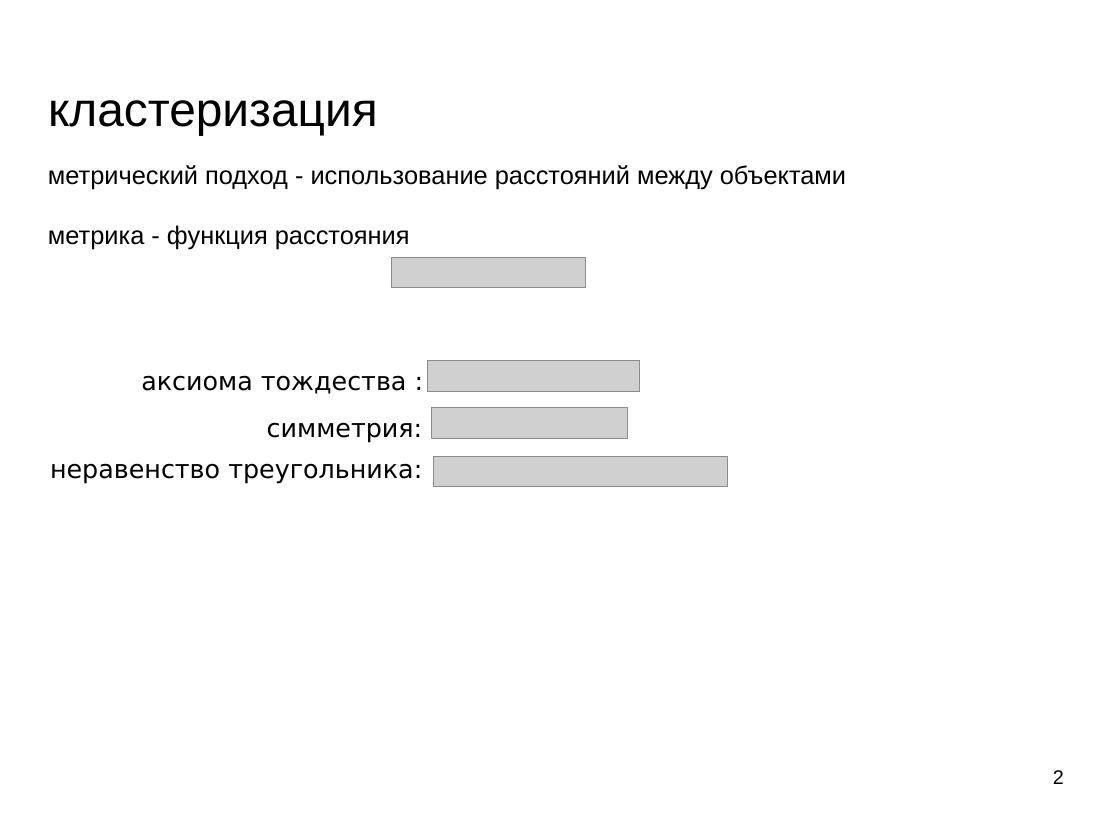
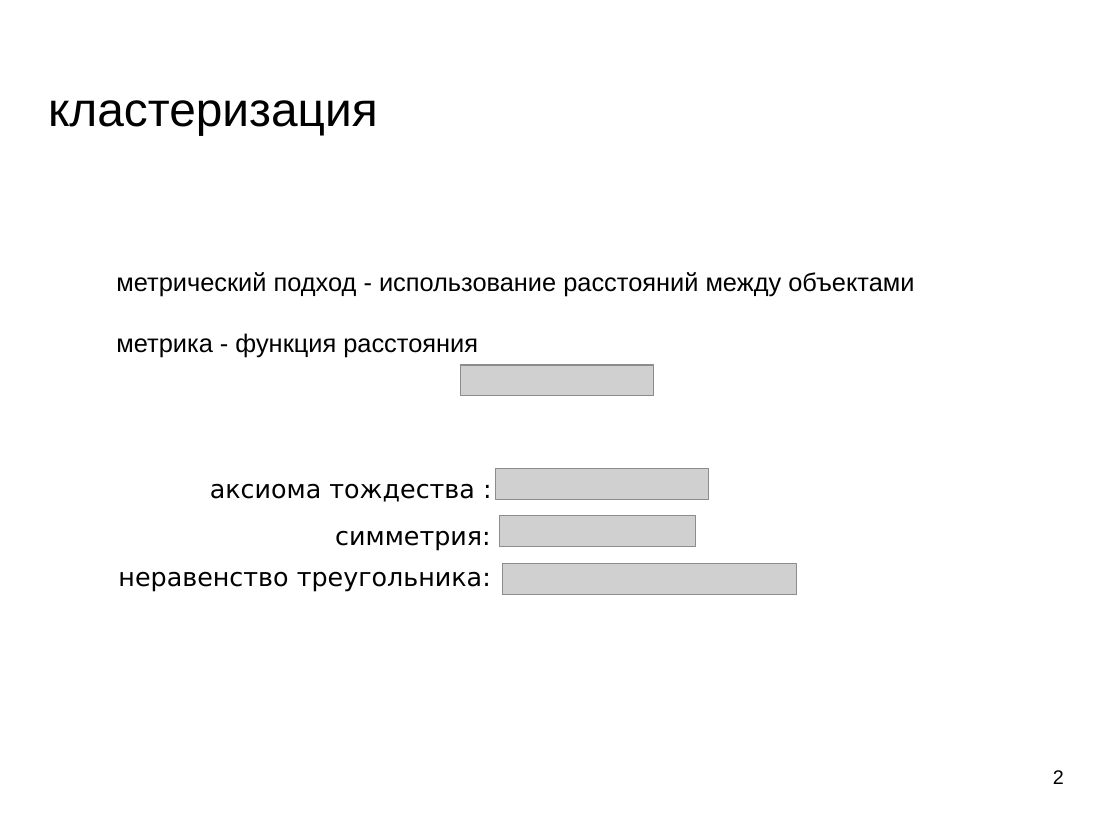
Before and after one commit to mechanoid5/ml_lectorium_legacy, a slide deck: slide 2 of 07-cluster.odp. Drawn at 1120x840 pixels with LibreOffice and Linux fonts; fonts in the diff are those of the drawing; grey boxes stand for pictures; background and template pictures are left out. Boxes give left, top, right and bottom in pixels: in the first picture for what was removed or moved away, otherwise in the second. Text is boxed around its words. In the diff, an @@ line names an element or a change of style, - is before the commit and + after.

```diff
--- a/07-cluster.odp
+++ b/07-cluster.odp
@@ 1 picture, 1 text, 1 subtitle: place and size @@
-1 picture, 1 text, 1 subtitle at bbox=[48, 165, 846, 443]
+1 picture, 1 text, 1 subtitle at bbox=[116, 272, 914, 551]
@@ 3 pictures, 2 texts: place and size @@
-3 pictures, 2 texts at bbox=[50, 257, 729, 487]
+3 pictures, 2 texts at bbox=[118, 365, 797, 595]
```
Also in this commit, not shown: 3 other slides changed, 8 slides added, 1 slide removed, 8 other files.
